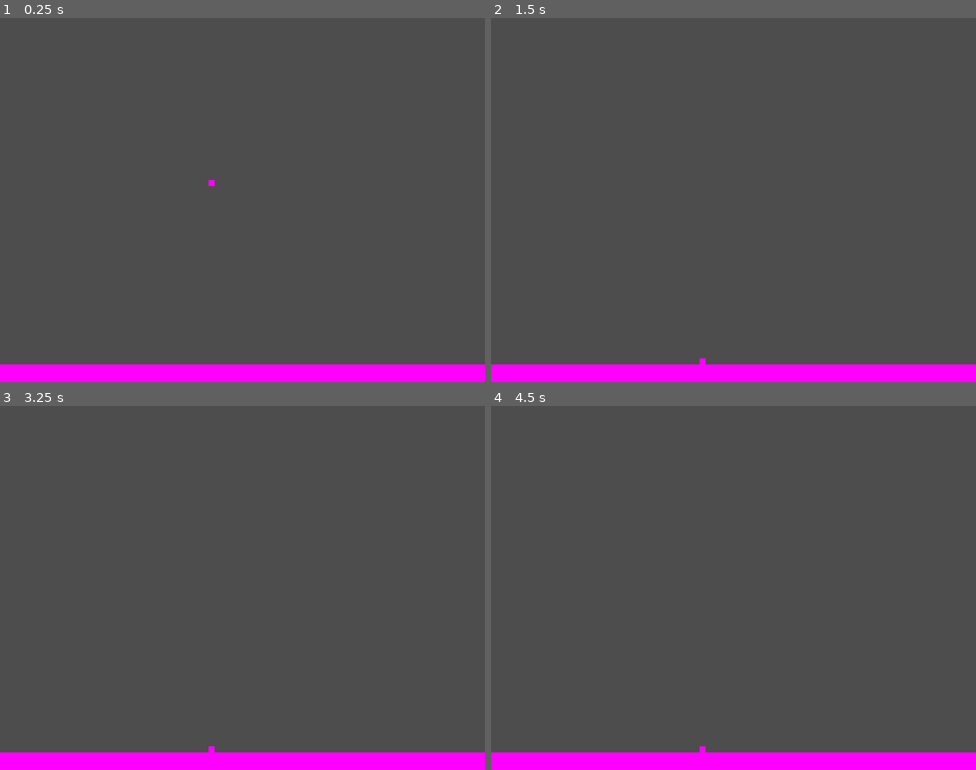
Above: before the commit, frames 1-4 (two rows, left to right).
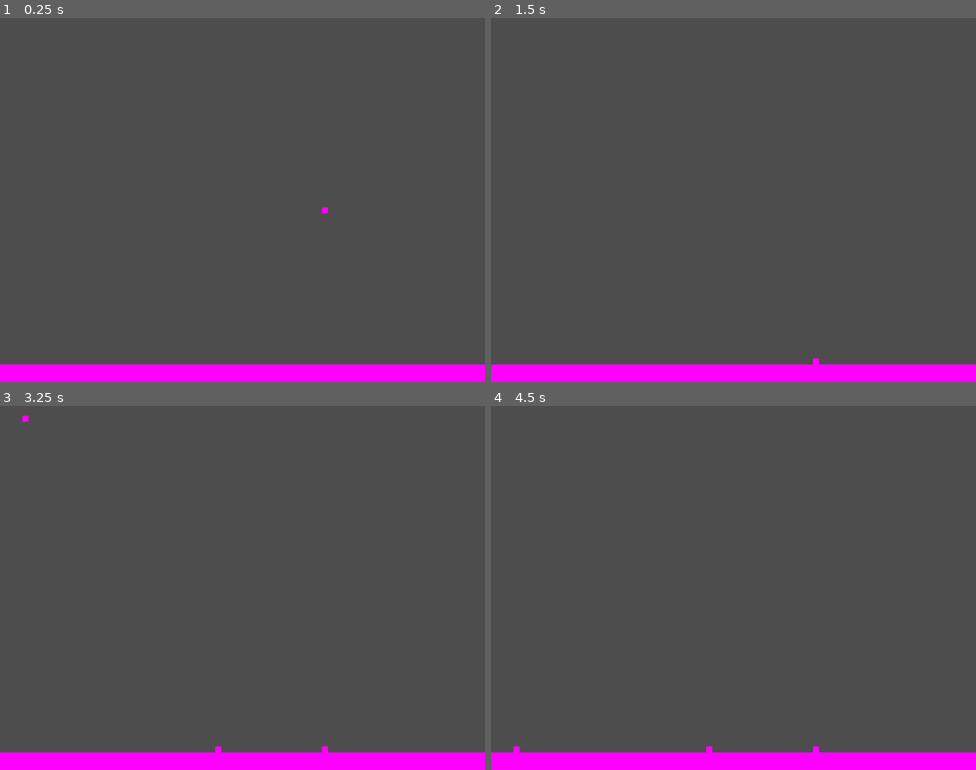
Above: after the commit, the same moments.

Repository: Tridude5/TrashThrasher
Game: Godot game, scene res://Scenes/Test Level/Test_Level.tscn
The game is run twice, just before and just after one commit, with the same random seed, the same clock (stepped at 60 frames per second) and the same inputs. The project has no main scene, so this scene is started directly.
Inputs:
- Up to frame 1 (0.25 s): no input
- Up to frame 2 (1.5 s): tap Enter at 0.5 s; hold Right (ui_right) 0.53-1.28 s; tap Space at 1.25 s; hold Left (ui_left) from 1.28 s (still down)
- Up to frame 3 (3.25 s): tap Enter at 2 s; release Left (ui_left) at 2.03 s; hold Right (ui_right) from 2.03 s (still down)
- Up to frame 4 (4.5 s): release Right (ui_right) at 3.53 s; hold Left (ui_left) from 3.53 s (still down)

The runs differ from the first frame. In frame 1, less than 0.1% of the frame differs, in the area x 43-68%, y 44-54%; in frame 2, less than 0.1%; in frame 3, less than 0.1%, in the area x 4-68%, y 2-96%; in frame 4, less than 0.1%.

Commit message:
Implemented FallingObjectSpawner
Spawner used to test trash objects.

Also set aspect ratio settings in project settings.  Scaling is set to keep height no matter the aspect ratio, which will be important since our game depends on height.  This can be adjusted if it does not work later.

Diff:
--- a/FallingObjectSpawner_script.gd
+++ b/FallingObjectSpawner_script.gd
@@ -3,7 +3,7 @@
 const SPAWN_INTERVAL = 1.5
 var time_since_last_spawn = 0
 
-var falling_object_scene = preload("res://FallingObject.tscn")
+var falling_object_scene = preload("res://Scenes/TrashObject.tscn")
 
 func _process(delta):
 	time_since_last_spawn += delta
@@ -15,7 +15,7 @@
 
 func spawn_object():
 	# Instantiate a new falling object and add it to the scene
-	var new_object = falling_object_scene.instance()
+	var new_object = falling_object_scene.instantiate()
 	add_child(new_object)
-	new_object.position.x = rand_range(0, SCREEN_WIDTH)  # Randomize x position
-	new_object.position.y = -new_object.texture.get_height()  # Start above the screen
+	new_object.position.x = randf_range(0, 600)  # Randomize x position
+	new_object.position.y = 0  # Start above the screen
--- a/GameplayScene_script.gd
+++ b/GameplayScene_script.gd
@@ -6,7 +6,7 @@
 
 func _ready():
 	# Set the screen size
-	get_viewport().size = Vector2(SCREEN_WIDTH, SCREEN_HEIGHT)
+	#get_viewport().size = Vector2(SCREEN_WIDTH, SCREEN_HEIGHT)
 
 	# Add the player character
 	var player = Player.new()
--- a/Scenes/FallingObject_script.gd
+++ /dev/null
@@ -1,7 +0,0 @@
-extends CharacterBody2D
-
-func _process(delta):
-
-# Check if the object has reached the bottom of the screen
-	if position.y > SCREEN_HEIGHT:
-		queue_free()  # Destroy the object if it's below the screen
--- a/Scenes/Test Level/Test_Level.tscn
+++ b/Scenes/Test Level/Test_Level.tscn
@@ -1,7 +1,9 @@
-[gd_scene load_steps=3 format=3 uid="uid://cm2k1fnqyl0lq"]
+[gd_scene load_steps=5 format=3 uid="uid://cm2k1fnqyl0lq"]
 
 [ext_resource type="PackedScene" uid="uid://c200mwutpwlne" path="res://Scenes/TestPlanet.tscn" id="1_442a0"]
-[ext_resource type="PackedScene" uid="uid://mp4tfblhfnbf" path="res://Scenes/FallingObject.tscn" id="2_dnyh7"]
+[ext_resource type="PackedScene" uid="uid://mp4tfblhfnbf" path="res://Scenes/TrashObject.tscn" id="2_dnyh7"]
+[ext_resource type="PackedScene" uid="uid://caxubyp0jxh3n" path="res://FallingObjectSpawner.tscn" id="3_rqdod"]
+[ext_resource type="Script" path="res://FallingObjectSpawner_script.gd" id="4_khsd2"]
 
 [node name="TestLevel" type="Node2D"]
 
@@ -10,4 +12,7 @@
 position = Vector2(355, 572)
 
 [node name="RigidBody2D" parent="." instance=ExtResource("2_dnyh7")]
-position = Vector2(349, 244)
+position = Vector2(536, 289)
+
+[node name="Node2D" parent="." instance=ExtResource("3_rqdod")]
+script = ExtResource("4_khsd2")
--- /dev/null
+++ b/Scenes/TrashObject.gd
@@ -0,0 +1,7 @@
+extends RigidBody2D
+
+#func _process(delta):
+	#
+## Check if the object has reached the bottom of the screen
+	##if position.y > SCREEN_HEIGHT:
+		##queue_free()  # Destroy the object if it's below the screen
--- a/project.godot
+++ b/project.godot
@@ -18,6 +18,8 @@
 
 window/size/viewport_width=800
 window/size/viewport_height=600
+window/stretch/mode="viewport"
+window/stretch/aspect="keep_height"
 
 [input]
 
Renamed: Scenes/FallingObject.tscn -> Scenes/TrashObject.tscn
Not shown, changed: README.md
